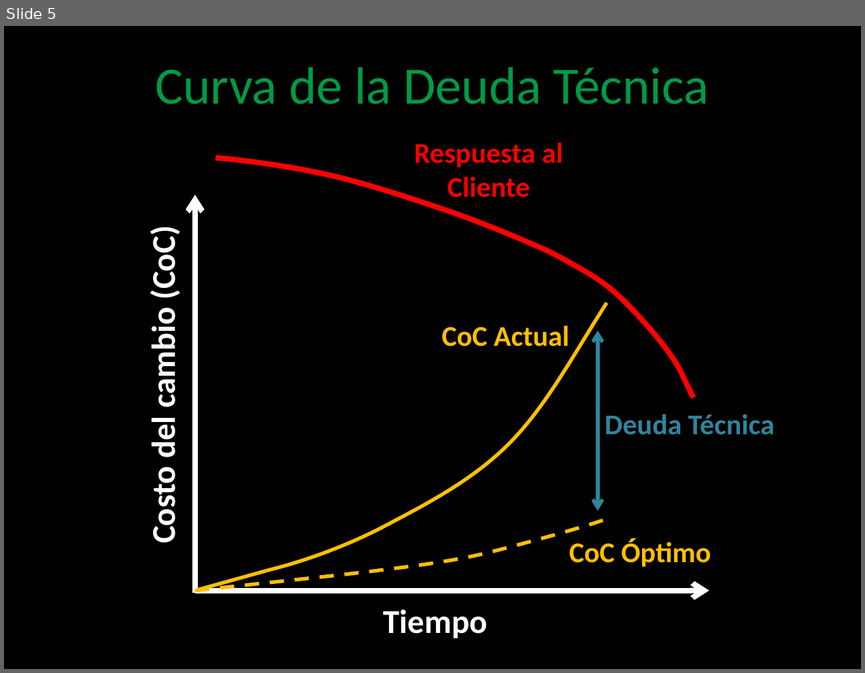
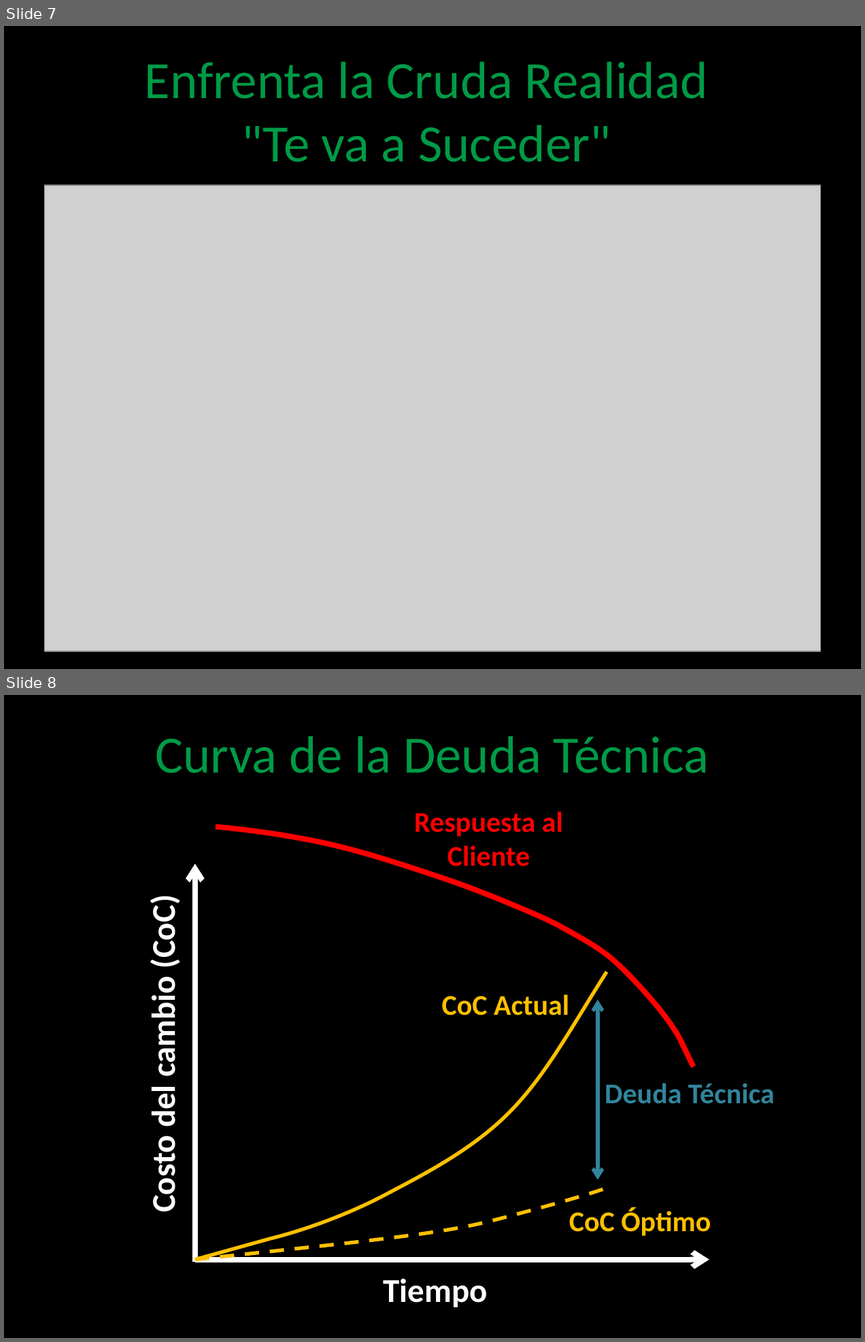
Before and after one commit to angelnunezsalazar/Code-Smells-and-Refactoring, a slide deck: Diapositivas/Code Smells and Refactoring.pptx. Shown one above the other, each under a label of ours: slide 5 before the commit, slides 7 and 8 after it. The pictures are 865x673 and 865x1342 pixels, drawn with LibreOffice and Linux fonts; fonts in the diff are those of the drawing; grey boxes stand for pictures; background and template pictures are left out. Boxes give left, top, right and bottom in pixels: in the first picture for what was removed or moved away, otherwise in the second. Text is boxed around its words. In the diff, an @@ line names an element or a change of style, - is before the commit and + after.

```diff
--- a/Diapositivas/Code Smells and Refactoring.pptx
+++ b/Diapositivas/Code Smells and Refactoring.pptx
@@ slide 7 added at (4, 26, 861, 669), background picture (left out) @@
@@ title added at (145, 61, 708, 162), 44 pt, text #009A46 @@
+Enfrenta la Cruda Realidad
+"Te va a Suceder"
@@ picture added at (44, 185, 821, 652) @@
@@ picture added at (103, 185, 762, 639) @@
@@ what was slide 5 is now slide 8 @@
```
Also in this commit, not shown: 11 slides changed, 20 other slides added, 3 slides removed, 15 other files.
